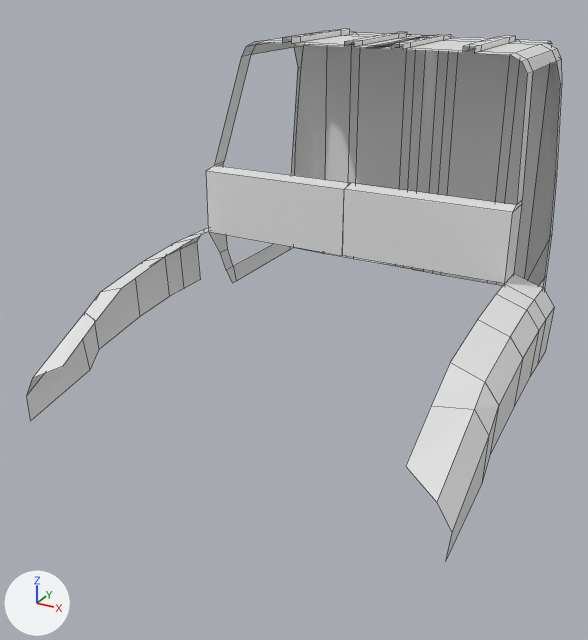
What one commit did to the Blender file Models/Vehicles/Land/CaterpillarCT660/CaterpillarCT660.blend.
The view is the same before and after, from a 50 mm lens placed at (4.08, -13.85, 3.19), pointed at (-0.29, -5.91, -0.78). Every picture has the same lights, and +X, +Y and +Z are marked at lower left. Mesh edges are drawn as thin lines.

Objects in the first picture: 'Cab'.
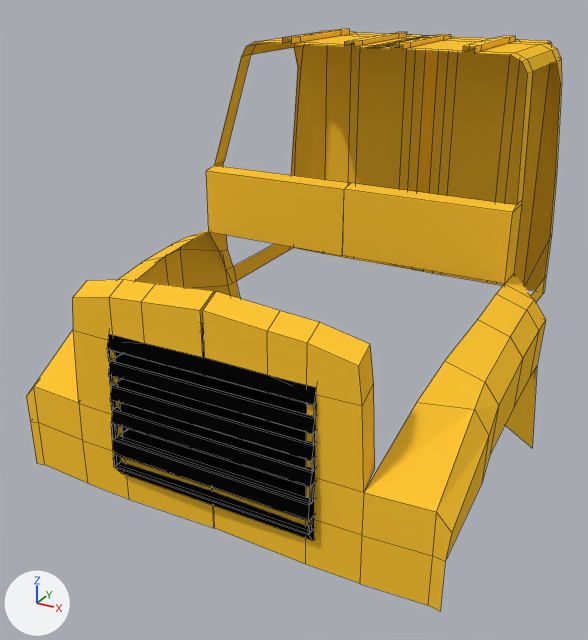
Location of each change, [x1, y1, x2, y2] in pixels of the pictures (588 x 640 px):
'Cab', reshaped (9% taller)
    before: [26, 29, 562, 561]
    after: [26, 29, 562, 611]
'radiator', added (black)
    after: [107, 323, 316, 541]
part 1 of me_plane, built on
    before: [180, 228, 554, 364]
    after: [180, 230, 537, 447]
part 2 of me_plane, built on
    before: [26, 257, 510, 532]
    after: [26, 257, 510, 611]
part 3 of me_plane, recoloured
    both: [136, 29, 562, 561]

The change, as a diff of the scene's bpy script:
```diff
--- a/Models/Vehicles/Land/CaterpillarCT660/CaterpillarCT660.blend.py
+++ b/Models/Vehicles/Land/CaterpillarCT660/CaterpillarCT660.blend.py
@@ mat_yellowcaterpillar @@
+mat_yellowcaterpillar = diffuse_material('yellowCaterpillar')
+mat_yellowcaterpillar.base_color = (1.0, 0.566, 0.0339)  # yellow #ffc634
@@ mat_catblack @@
+mat_catblack = diffuse_material('catBlack')
+mat_catblack.base_color = (0.00258, 0.00258, 0.00258)  # black #090909
@@ me_plane @@
 # used by ob_cab; parent = ob_caterpillarct660; location = (0.0, -2.939, 2.26); scale = (0.0951, 0.142, 1.0)
 # verts and faces of me_plane; kept vertices keep their numbers, new ones are numbered from 133
 # before: 92 (21.2, -11.6, -3.1), 93 (21.2, -11.2, -3.3), 96 (21.2, -12.5, -2.8), 98 (21.2, -12.8, -2.4) at pixel (514, 273), 107 (24.8, -12.8, -2.5) at pixel (543, 287)
 # before: 109 (26.4, -12.8, -2.7) at pixel (554, 307), 110 (26.4, -15.7, -2.7) at pixel (545, 319), 111 (26.1, -12.8, -3.3) at pixel (545, 351), 112 (26.1, -15.7, -3.3) at pixel (537, 365)
-me_plane.from_pydata(...)  # 133 vertices, 92 faces; spans x -1.0..26.4, y -37.1..3.5, z -3.9..0.1
+me_plane.from_pydata(...)  # 160 vertices, 111 faces; spans x -1.0..26.4, y -37.2..3.5, z -4.7..0.1
+# me_plane part 1
+delete_faces([(109, 110, 112, 111)])
+verts[107] = (21.7, -12.8, -2.5)  # moved
+verts[109] = (21.9, -12.8, -2.8)  # moved
+verts[111] = (26.1, -12.7, -4.7)  # moved, pixel (532, 448)
+verts[149] = (21.1, -12.8, -3.3)
+verts[159] = (21.2, -8.2, -4.7)
+verts[160] = (21.1, -9.8, -4.7)  # pixel (503, 424)
+faces += [(109, 110, 112, 149), (92, 93, 149, 109, 107, 98, 96), (93, 159, 160, 149), (111, 160, 149, 112)]
+# me_plane part 2
+# 1 vertex is removed from x 21.2, y -36.1, z -3.1
+# 1 face is deleted
+# 3 vertices move from x 21.2..24.8, y -37.1..-28.5, z -3.3..-2.6 to x 19.7..24.8, y -37.1..-28.5, z -3.4..-2.6
+# 20 vertices are added at x -0.1..26.1, y -37.2..-35.5, z -4.5..-1.9
+# 5 new vertices lie (0.0, 0.0, 0.5) away from vertices in x 0.1..24.8, y -37.2..-37.1, z -4.4..-2.5
+# 17 new faces join them
+# me_plane part 3: 90 faces spanning x -1.0..26.4, y -37.1..3.5, z -3.9..0.1 switch from no material to mat_yellowcaterpillar (yellow #ffc634)
@@ me_cube @@
+me_cube.from_pydata(...)  # 128 vertices, 126 faces; spans x -1.0..1.0, y -1.79..1.0, z -1.0..1.0
+me_cube.materials.append(mat_catblack)  # black #090909
@@ ob_radiator @@
+ob_radiator = bpy.data.objects.new('radiator', me_cube)
+ob_radiator.parent = ob_caterpillarct660
+ob_radiator.matrix_parent_inverse = Matrix(((1.0, 0.0, 0.0, 0.0), (0.0, 1.0, 0.0, -2.009), (0.0, 0.0, 1.0, 0.0), (0.0, 0.0, 0.0, 1.0)))
+ob_radiator.location = (0.0187, -8.089, -0.943)
+ob_radiator.scale = (1.18, 0.132, 0.944)
```
